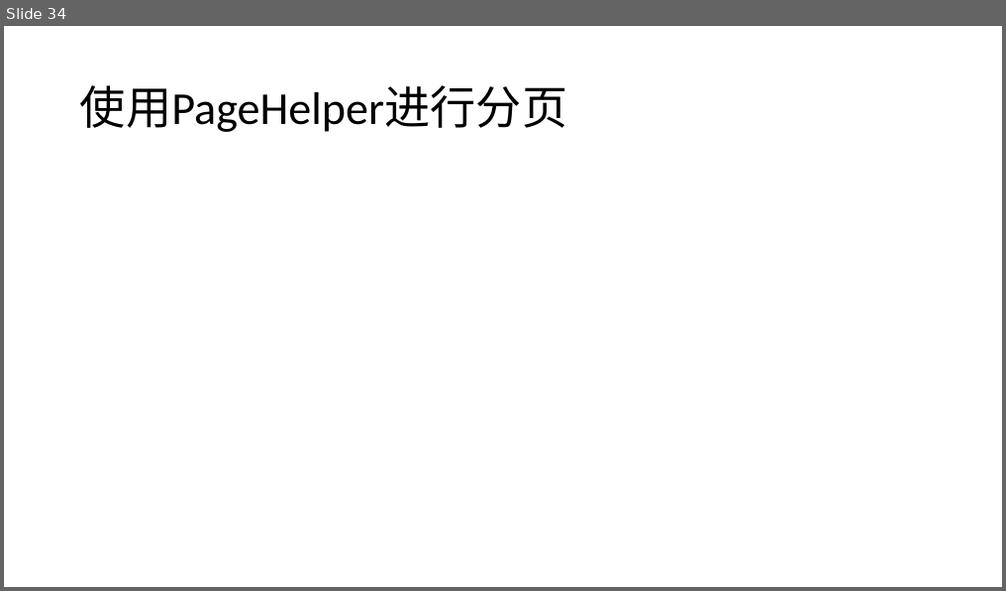
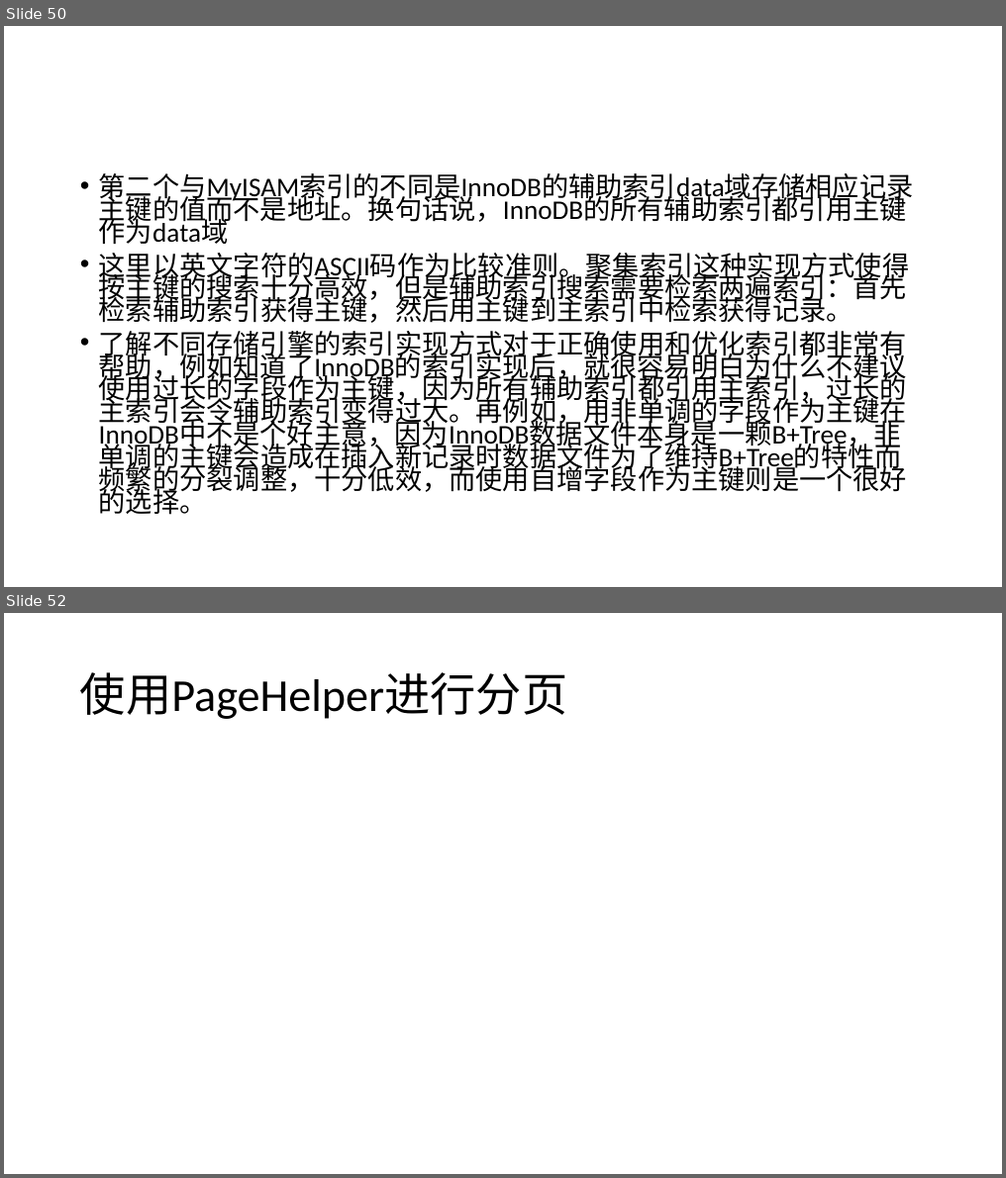
Before and after one commit to airuitian/MicroService, a slide deck: springboot/SpringBoot-3.pptx. Shown one above the other, each under a label of ours: slide 34 before the commit, slides 50 and 52 after it; the slides between them are not shown. The pictures are 1006x591 and 1006x1178 pixels, drawn with LibreOffice and Linux fonts; fonts in the diff are those of the drawing. Boxes give left, top, right and bottom in pixels: in the first picture for what was removed or moved away, otherwise in the second. Text is boxed around its words. In the diff, an @@ line names an element or a change of style, - is before the commit and + after.

```diff
--- a/springboot/SpringBoot-3.pptx
+++ b/springboot/SpringBoot-3.pptx
@@ slide 50 added at bbox=[4, 26, 1002, 587], background #FFFFFF @@
@@ text added at bbox=[99, 174, 914, 515], 25.9 pt, text #000000 @@
+• 第二个与MyISAM索引的不同是InnoDB的辅助索引data域存储相应记录主键的值而不是地址。换句话说，InnoDB的所有辅助索引都引用主键作为data域
+• 这里以英文字符的ASCII码作为比较准则。聚集索引这种实现方式使得按主键的搜索十分高效，但是辅助索引搜索需要检索两遍索引：首先检索辅助索引获得主键，然后用主键到主索引中检索获得记录。
+• 了解不同存储引擎的索引实现方式对于正确使用和优化索引都非常有帮助，例如知道了InnoDB的索引实现后，就很容易明白为什么不建议使用过长的字段作为主键，因为所有辅助索引都引用主索引，过长的主索引会令辅助索引变得过大。再例如，用非单调的字段作为主键在InnoDB中不是个好主意，因为InnoDB数据文件本身是一颗B+Tree，非单调的主键会造成在插入新记录时数据文件为了维持B+Tree的特性而频繁的分裂调整，十分低效，而使用自增字段作为主键则是一个很好的选择。
@@ what was slide 34 is now slide 52 @@
```
Also in this commit, not shown: 1 slide changed, 17 other slides added, 5 other files.
